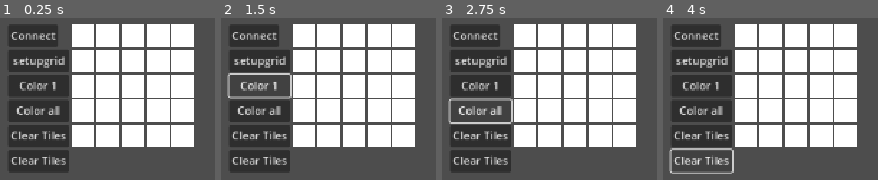
Above: before the commit, frames 1-4 (left to right).
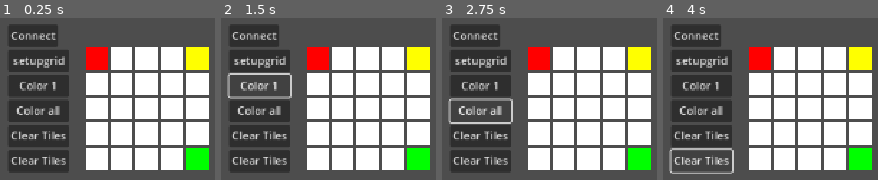
Above: after the commit, the same moments.

Repository: Immortal-Gnome/tcp-proto-client
Game: Godot game, scene res://main.tscn
Two runs of this game, one before a commit and one after it. Both use one fixed random seed, a clock stepped at 60 frames per second and the inputs below.
Inputs:
- Up to frame 1 (0.25 s): no input
- Up to frame 2 (1.5 s): click "setupgrid" at 0.5 s; click "Color 1" at 1.25 s
- Up to frame 3 (2.75 s): click "Color all" at 2 s
- Up to frame 4 (4 s): click "Clear Tiles" at 2.75 s; click "Clear Tiles" at 3.5 s

The runs differ from the first frame. In frame 1, 34% of the frame differs, in the area x 33-98%, y 3-94%; in frame 2, 34%; in frame 3, 34%; in frame 4, 34%.
Error before the commit: Cannot call method 'put_32' on a null value. (res://client.gd:82)
Error after the commit: Parse Error: Could not find type "proto" in the current scope. (res://main.gd:72)

Commit message:
add: update_grid functionality'

Diff:
--- /dev/null
+++ b/ColorGrid.gd
@@ -0,0 +1,51 @@
+extends GridContainer
+class_name ColorGrid
+
+var tiles := []
+
+@export var width = 5
+@export var height = 5
+
+@onready var tile : PackedScene = preload("res://scenes/tile.tscn")
+
+
+func _ready() -> void:
+	tiles = []
+	tiles.resize(width)
+	for x in range(width):
+		tiles[x] = Array()
+		tiles[x].resize(width)
+		for y in range(height):
+			var _tile = tile.instantiate() as TextureRect
+			tiles[x][y] = _tile
+			add_child(_tile)
+			if x == 0 and y == 0:
+				_tile.modulate = Color.RED
+			elif x == width - 1 and y == 0:
+				_tile.modulate = Color.YELLOW
+			elif x == width - 1 and y == height - 1:
+				_tile.modulate = Color.GREEN
+
+
+func _set_all_random() -> void:
+	for x in range(width):
+		for y in range(height):
+			var c : Color
+			c.r = randf()
+			c.g = randf()
+			c.b = randf()
+			_set_tile(x,y,c)
+
+
+func _set_all_white() -> void:
+	for x in range(width):
+		for y in range(height):
+			var c : Color
+			c.r = 1.0
+			c.g = 1.0
+			c.b = 1.0
+			_set_tile(x,y,c)
+
+
+func _set_tile(x,y : int, c : Color) -> void:
+	tiles[x][y].modulate = c
--- a/client.gd
+++ b/client.gd
@@ -9,6 +9,7 @@
 
 var timeout: bool = false
 
+signal update_grid(data : proto.Grid_Data)
 func _ready() -> void:
 	timeout_timer.autostart = false
 	timeout_timer.one_shot = true
--- a/main.gd
+++ b/main.gd
@@ -15,6 +15,9 @@
 @onready var print_server: Button = %PrintServer
 @onready var label: Label = %Label
 
+
+@onready var grid : ColorGrid = %GridContainer
+
 func _ready() -> void:
 	add_child(client)
 	connect_btn.pressed.connect(_on_connect_button_pressed)
@@ -24,6 +27,7 @@
 	colorall_btn.pressed.connect(_on_colorall_button_pressed)
 	clear_btn.pressed.connect(_on_clear_button_pressed)
 	print_server.pressed.connect(_on_print_server)
+	client.update_grid.connect(_update_grid)
 
 
 func _on_connect_button_pressed() -> void:
@@ -52,12 +56,19 @@
 func _on_colorall_button_pressed() -> void:
 	print("try_send_msg: COLOR ALL")
 	await client.send_message(3)
+	#grid._set_all_random()
 
 
 func _on_clear_button_pressed() -> void:
 	print("try_send_msg: CLEAR GRID")
 	await client.send_message(4)
+	#grid._set_all_white()
 
 func _on_print_server() -> void:
 	print("Printing Grid on server")
 	await client.send_message(5)
+
+
+func _update_grid(data : proto.Grid_Data) -> void:
+	print("UPDATE_GRID_CALLED")
+	pass
--- a/main.tscn
+++ b/main.tscn
@@ -1,7 +1,7 @@
 [gd_scene load_steps=3 format=3 uid="uid://bog5uc5d4kf0d"]
 
 [ext_resource type="Script" uid="uid://cqlor4gwjnxcs" path="res://main.gd" id="1_ig7tw"]
-[ext_resource type="PackedScene" uid="uid://gle2q1rwh3ui" path="res://scenes/tile.tscn" id="2_0xm2m"]
+[ext_resource type="Script" uid="uid://bcr7pkb656wye" path="res://ColorGrid.gd" id="2_0xm2m"]
 
 [node name="Main" type="Node2D"]
 script = ExtResource("1_ig7tw")
@@ -95,82 +95,14 @@
 layout_mode = 2
 text = "Clear Tiles"
 
-[node name="GridContainer" type="GridContainer" parent="CanvasLayer/Control2/HBoxContainer"]
+[node name="GridContainer" type="GridContainer" parent="CanvasLayer/Control2"]
 unique_name_in_owner = true
+layout_direction = 3
 layout_mode = 2
+offset_left = 463.0
+offset_top = 427.0
+offset_right = 463.0
+offset_bottom = 633.0
+rotation = -1.5708
 columns = 5
-
-[node name="TextureRect" parent="CanvasLayer/Control2/HBoxContainer/GridContainer" instance=ExtResource("2_0xm2m")]
-layout_mode = 2
-
-[node name="TextureRect2" parent="CanvasLayer/Control2/HBoxContainer/GridContainer" instance=ExtResource("2_0xm2m")]
-layout_mode = 2
-
-[node name="TextureRect3" parent="CanvasLayer/Control2/HBoxContainer/GridContainer" instance=ExtResource("2_0xm2m")]
-layout_mode = 2
-
-[node name="TextureRect4" parent="CanvasLayer/Control2/HBoxContainer/GridContainer" instance=ExtResource("2_0xm2m")]
-layout_mode = 2
-
-[node name="TextureRect5" parent="CanvasLayer/Control2/HBoxContainer/GridContainer" instance=ExtResource("2_0xm2m")]
-layout_mode = 2
-
-[node name="TextureRect6" parent="CanvasLayer/Control2/HBoxContainer/GridContainer" instance=ExtResource("2_0xm2m")]
-layout_mode = 2
-
-[node name="TextureRect7" parent="CanvasLayer/Control2/HBoxContainer/GridContainer" instance=ExtResource("2_0xm2m")]
-layout_mode = 2
-
-[node name="TextureRect8" parent="CanvasLayer/Control2/HBoxContainer/GridContainer" instance=ExtResource("2_0xm2m")]
-layout_mode = 2
-
-[node name="TextureRect9" parent="CanvasLayer/Control2/HBoxContainer/GridContainer" instance=ExtResource("2_0xm2m")]
-layout_mode = 2
-
-[node name="TextureRect10" parent="CanvasLayer/Control2/HBoxContainer/GridContainer" instance=ExtResource("2_0xm2m")]
-layout_mode = 2
-
-[node name="TextureRect11" parent="CanvasLayer/Control2/HBoxContainer/GridContainer" instance=ExtResource("2_0xm2m")]
-layout_mode = 2
-
-[node name="TextureRect12" parent="CanvasLayer/Control2/HBoxContainer/GridContainer" instance=ExtResource("2_0xm2m")]
-layout_mode = 2
-
-[node name="TextureRect13" parent="CanvasLayer/Control2/HBoxContainer/GridContainer" instance=ExtResource("2_0xm2m")]
-layout_mode = 2
-
-[node name="TextureRect14" parent="CanvasLayer/Control2/HBoxContainer/GridContainer" instance=ExtResource("2_0xm2m")]
-layout_mode = 2
-
-[node name="TextureRect15" parent="CanvasLayer/Control2/HBoxContainer/GridContainer" instance=ExtResource("2_0xm2m")]
-layout_mode = 2
-
-[node name="TextureRect16" parent="CanvasLayer/Control2/HBoxContainer/GridContainer" instance=ExtResource("2_0xm2m")]
-layout_mode = 2
-
-[node name="TextureRect17" parent="CanvasLayer/Control2/HBoxContainer/GridContainer" instance=ExtResource("2_0xm2m")]
-layout_mode = 2
-
-[node name="TextureRect18" parent="CanvasLayer/Control2/HBoxContainer/GridContainer" instance=ExtResource("2_0xm2m")]
-layout_mode = 2
-
-[node name="TextureRect19" parent="CanvasLayer/Control2/HBoxContainer/GridContainer" instance=ExtResource("2_0xm2m")]
-layout_mode = 2
-
-[node name="TextureRect20" parent="CanvasLayer/Control2/HBoxContainer/GridContainer" instance=ExtResource("2_0xm2m")]
-layout_mode = 2
-
-[node name="TextureRect21" parent="CanvasLayer/Control2/HBoxContainer/GridContainer" instance=ExtResource("2_0xm2m")]
-layout_mode = 2
-
-[node name="TextureRect22" parent="CanvasLayer/Control2/HBoxContainer/GridContainer" instance=ExtResource("2_0xm2m")]
-layout_mode = 2
-
-[node name="TextureRect23" parent="CanvasLayer/Control2/HBoxContainer/GridContainer" instance=ExtResource("2_0xm2m")]
-layout_mode = 2
-
-[node name="TextureRect24" parent="CanvasLayer/Control2/HBoxContainer/GridContainer" instance=ExtResource("2_0xm2m")]
-layout_mode = 2
-
-[node name="TextureRect25" parent="CanvasLayer/Control2/HBoxContainer/GridContainer" instance=ExtResource("2_0xm2m")]
-layout_mode = 2
+script = ExtResource("2_0xm2m")
--- /dev/null
+++ b/proto.tscn
@@ -0,0 +1,6 @@
+[gd_scene load_steps=2 format=3 uid="uid://mpsbccc8e032"]
+
+[ext_resource type="Script" uid="uid://blpw4782iuerg" path="res://proto/data.proto.gd" id="1_fl4k8"]
+
+[node name="Proto" type="Node"]
+script = ExtResource("1_fl4k8")
Not shown, added: ColorGrid.gd.uid
